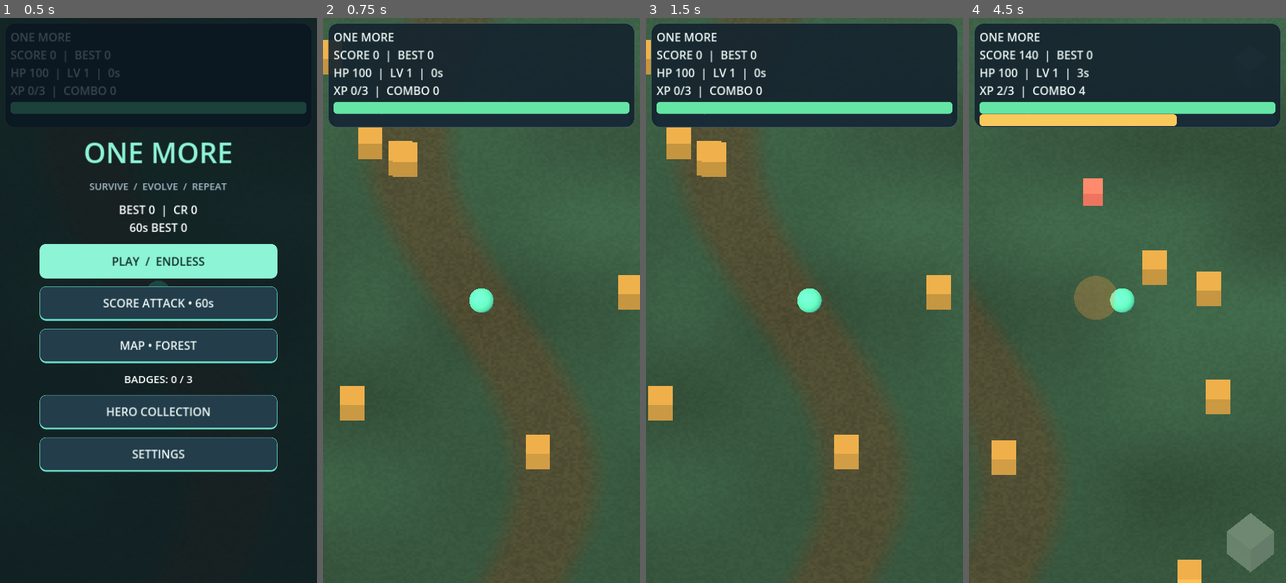
Above: before the commit, frames 1-4 (left to right).
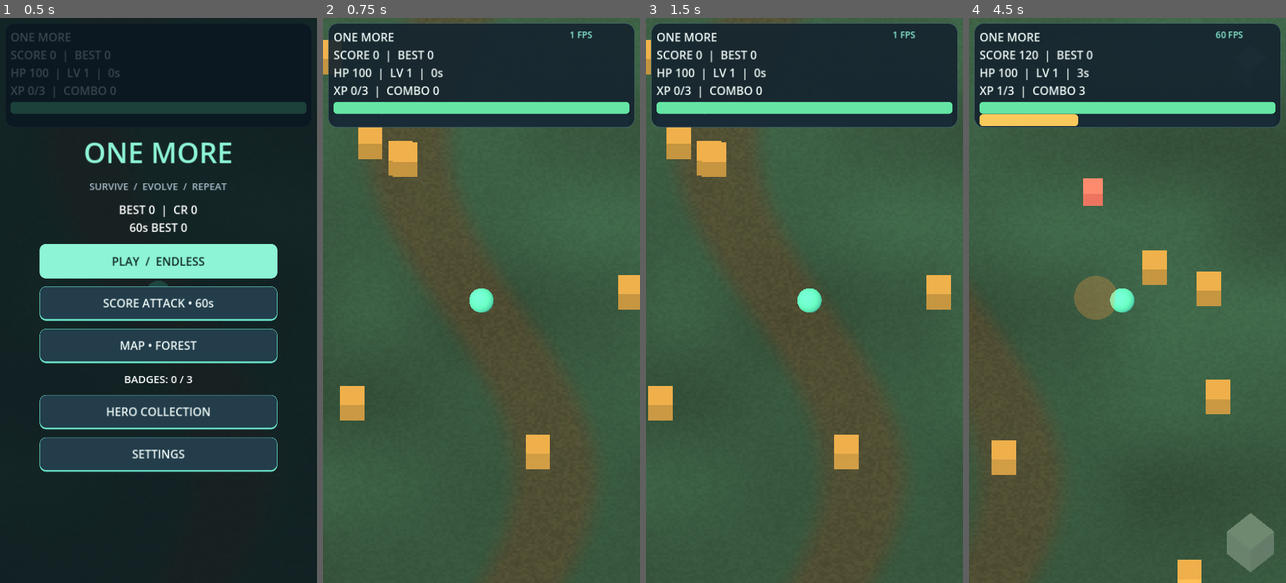
Above: after the commit, the same moments.

Repository: gemini13334-beep/---
Game: Godot game, scene res://main.tscn
Same seed, same stepped clock (60 frames per second), same inputs: the game is played once before the commit and once after it.
Inputs (mouse positions are in pixels of both pictures, inside the frame that each line leads up to):
- Up to frame 1 (0.5 s): no input
- Up to frame 2 (0.75 s): click "PLAY / ENDLESS" at 0.5 s
- Up to frame 3 (1.5 s): tap Enter at 1.25 s; move the mouse to (874, 272) at 1.27 s; hold Right (ui_right) from 1.28 s (still down); click (874, 272) at 1.42 s
- Up to frame 4 (4.5 s): release Right (ui_right) at 2 s; drag from (1064, 328) to (1111, 413) at 2.02 s; move the mouse to (1159, 176) at 2.77 s; hold Right (ui_right) 2.78-3.5 s; click (1159, 176) at 2.92 s; drag from (1111, 413) to (1032, 215) at 3.52 s; move the mouse to (1222, 385) at 4.27 s; hold Left (ui_left) from 4.28 s (still down); click (1222, 385) at 4.42 s

Frame 1 is identical in both runs. In frame 2, less than 0.1% of the frame differs, in the area x 78-85%, y 2-4%; in frame 3, less than 0.1%; in frame 4, 0.8%, in the area x 8-87%, y 2-20%.

Commit message:
Throttle HUD refresh and add live frame rate counter

Diff:
--- a/one-more/arena.gd
+++ b/one-more/arena.gd
@@ -624,6 +624,12 @@
 	var layer := CanvasLayer.new()
 	add_child(layer)
 	hud_panel = ui_panel(layer,Vector2(12,12),Vector2(696,236))
+	fps_label = Label.new()
+	fps_label.position = Vector2(560,24)
+	fps_label.add_theme_font_size_override("font_size",20)
+	fps_label.add_theme_color_override("font_color",Color("#8df4d5"))
+	fps_label.mouse_filter = Control.MOUSE_FILTER_IGNORE
+	layer.add_child(fps_label)
 	hud = Label.new()
 	layer.add_child(hud)
 	hud.position = Vector2(24,24)
@@ -844,9 +850,10 @@
 		move = Input.get_vector("ui_left","ui_right","ui_up","ui_down")
 	if move.length() > 0.05:
 		hero.rotation.y = lerp_angle(hero.rotation.y,atan2(move.x,move.y),minf(dt*12,1.0))
+	var bob := -0.5+sin(elapsed*10.0)*0.07*move.length()
 	for child in hero.get_children():
 		if child is Node3D:
-			child.position.y = -0.5+sin(elapsed*10.0)*0.07*move.length()
+			child.position.y = bob
 	hero.position += Vector3(move.x,0,move.y)*dt*(6.0+speed_bonus+(VEHICLE_SPEED[vehicle_kind] if vehicle_time > 0 else 0.0))
 	hero.position.x = clampf(hero.position.x,-20,20)
 	hero.position.z = clampf(hero.position.z,-20,20)
@@ -940,7 +947,20 @@
 		upgrades.show()
 	if hp <= 0:
 		finish_run()
-	update_hud()
+
+var hud_elapsed := 0.0
+var fps_elapsed := 0.0
+var fps_label: Label
+
+func _process(dt: float) -> void:
+	hud_elapsed += dt
+	fps_elapsed += dt
+	if hud_elapsed >= 0.1:
+		hud_elapsed = 0.0
+		update_hud()
+	if fps_elapsed >= 0.5:
+		fps_elapsed = 0.0
+		fps_label.text = "%d FPS" % Engine.get_frames_per_second()
 
 func update_hud() -> void:
 	hp_bar.max_value = max_hp
